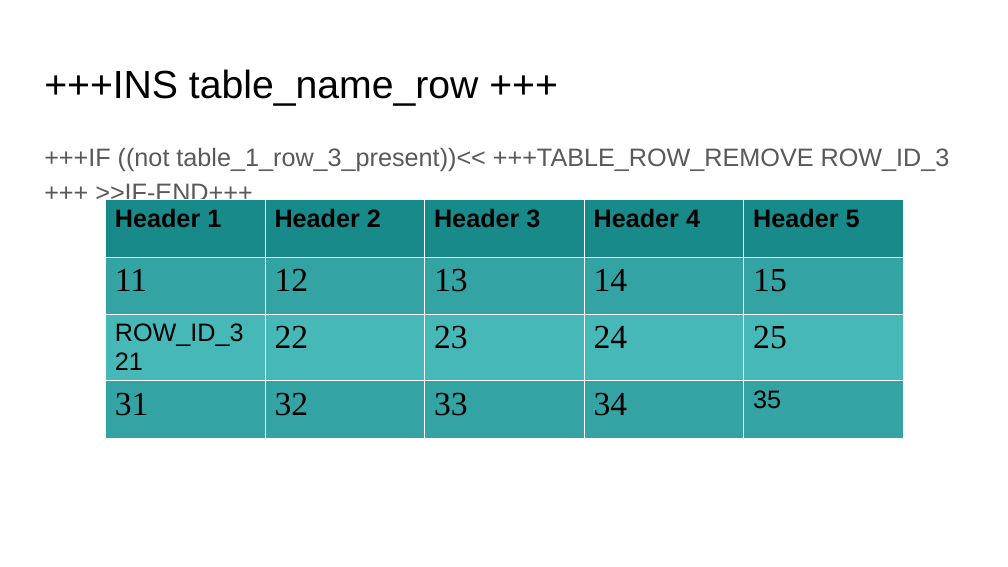
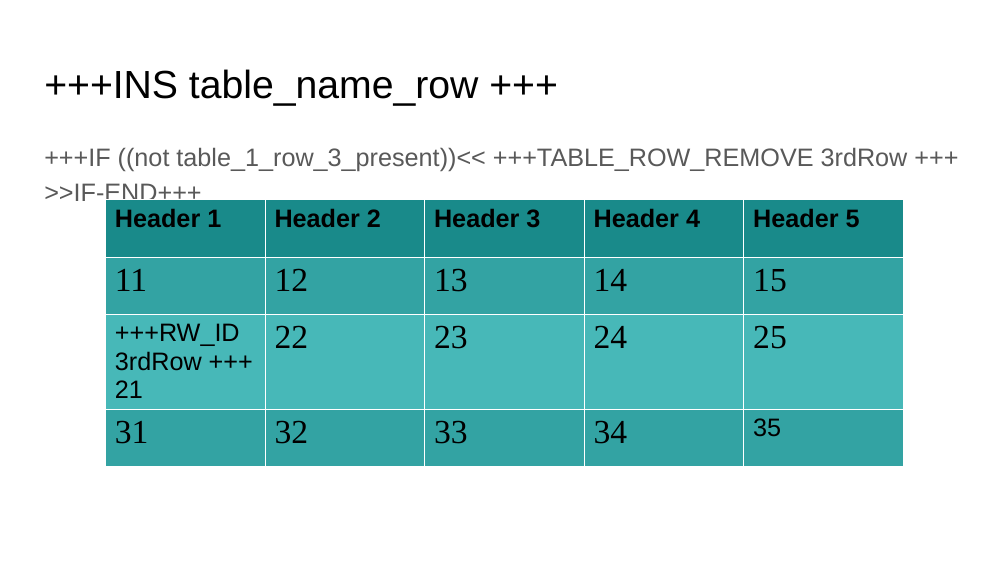
Before and after one commit to GayashanSameera/PythonPPTXGen, a slide deck: slide 5 of input_2.pptx. Drawn at 1008x567 pixels with LibreOffice and Linux fonts; fonts in the diff are those of the drawing. Boxes give left, top, right and bottom in pixels: in the first picture for what was removed or moved away, otherwise in the second. Text is boxed around its words. In the diff, an @@ line names an element or a change of style, - is before the commit and + after.

Commit message:
update table styles

```diff
--- a/input_2.pptx
+++ b/input_2.pptx
@@ text at box(44, 147, 908, 207): text changed @@
-+++IF ((not table_1_row_3_present))<< +++TABLE_ROW_REMOVE ROW_ID_3 +++ >>IF-END+++
++++IF ((not table_1_row_3_present))<< +++TABLE_ROW_REMOVE 3rdRow +++ >>IF-END+++
@@ table at box(105, 200, 901, 448) @@
-row 3, column 1: ROW_ID_3 21
+row 3, column 1: +++RW_ID 3rdRow +++ 21
```
Also in this commit, not shown: 6 other slides changed, 7 other files.
